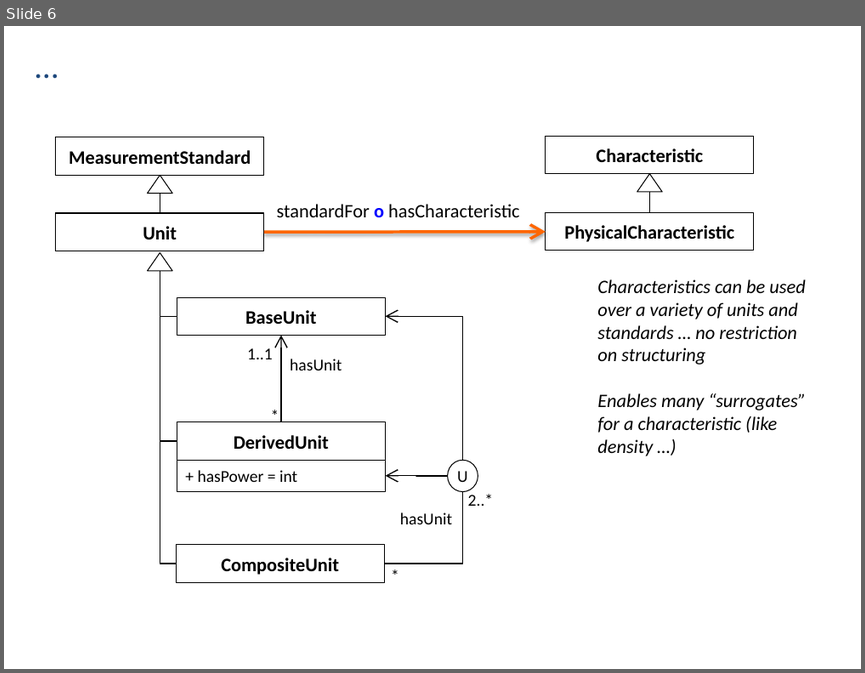
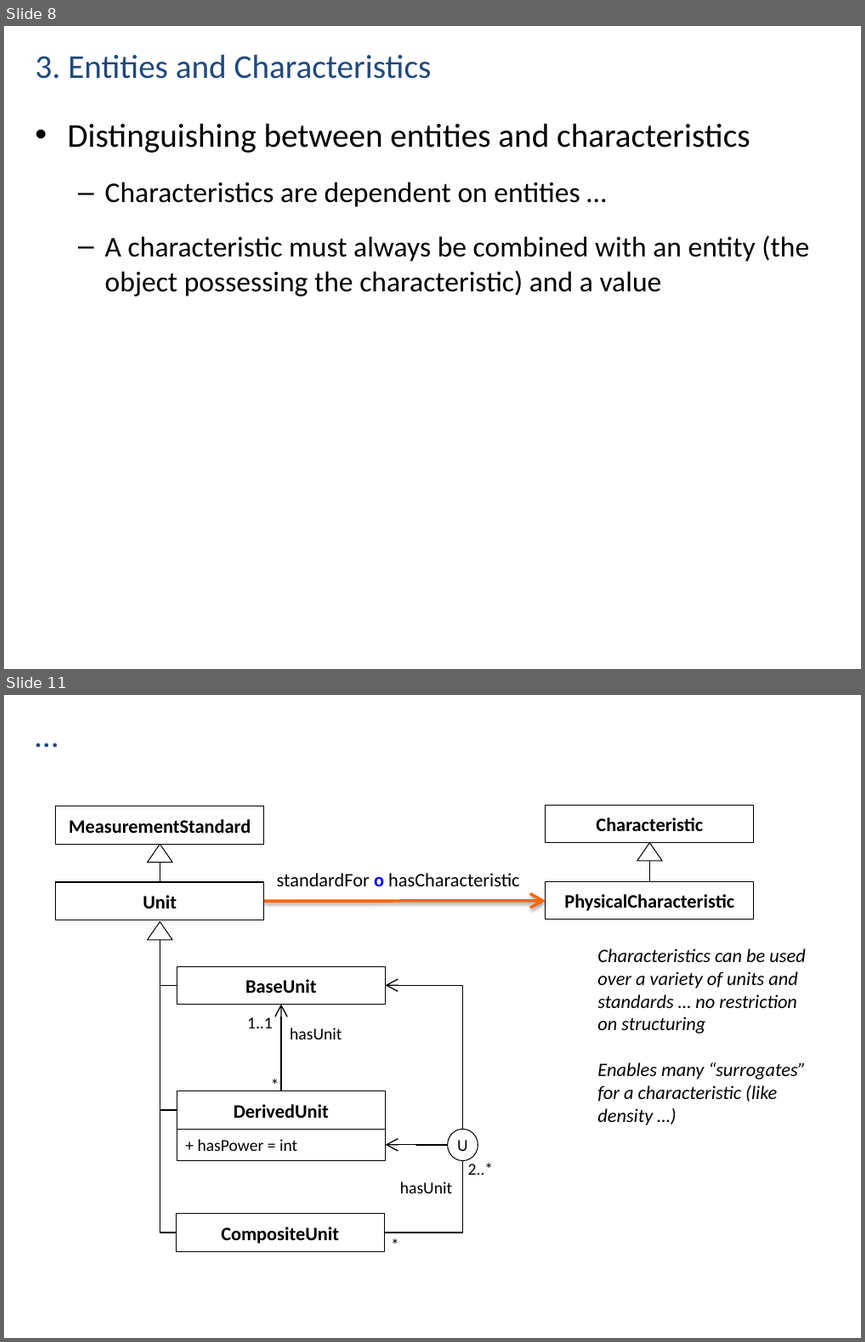
Before and after one commit to NCEAS/semtools, a slide deck: dev/oboe/docs/oboe-design-patterns.pptx. Shown one above the other, each under a label of ours: slide 6 before the commit, slides 8 and 11 after it; the slides between them are not shown. The pictures are 865x673 and 865x1342 pixels, drawn with LibreOffice and Linux fonts; fonts in the diff are those of the drawing. Boxes give left, top, right and bottom in pixels: in the first picture for what was removed or moved away, otherwise in the second. Text is boxed around its words. In the diff, an @@ line names an element or a change of style, - is before the commit and + after.

```diff
--- a/dev/oboe/docs/oboe-design-patterns.pptx
+++ b/dev/oboe/docs/oboe-design-patterns.pptx
@@ slide 8 added at box(4, 26, 861, 669), background #FFFFFF @@
@@ title added at box(35, 54, 432, 79), 28 pt, text #1F497D @@
+3. Entities and Characteristics
@@ text added at box(68, 123, 809, 296), 24 pt, text #000000 @@
+• Distinguishing between entities and characteristics
+  – Characteristics are dependent on entities …
+  – A characteristic must always be combined with an entity (the object possessing the characteristic) and a value
@@ what was slide 6 is now slide 11 @@
```
Also in this commit, not shown: 5 slides changed, 4 other slides added.
